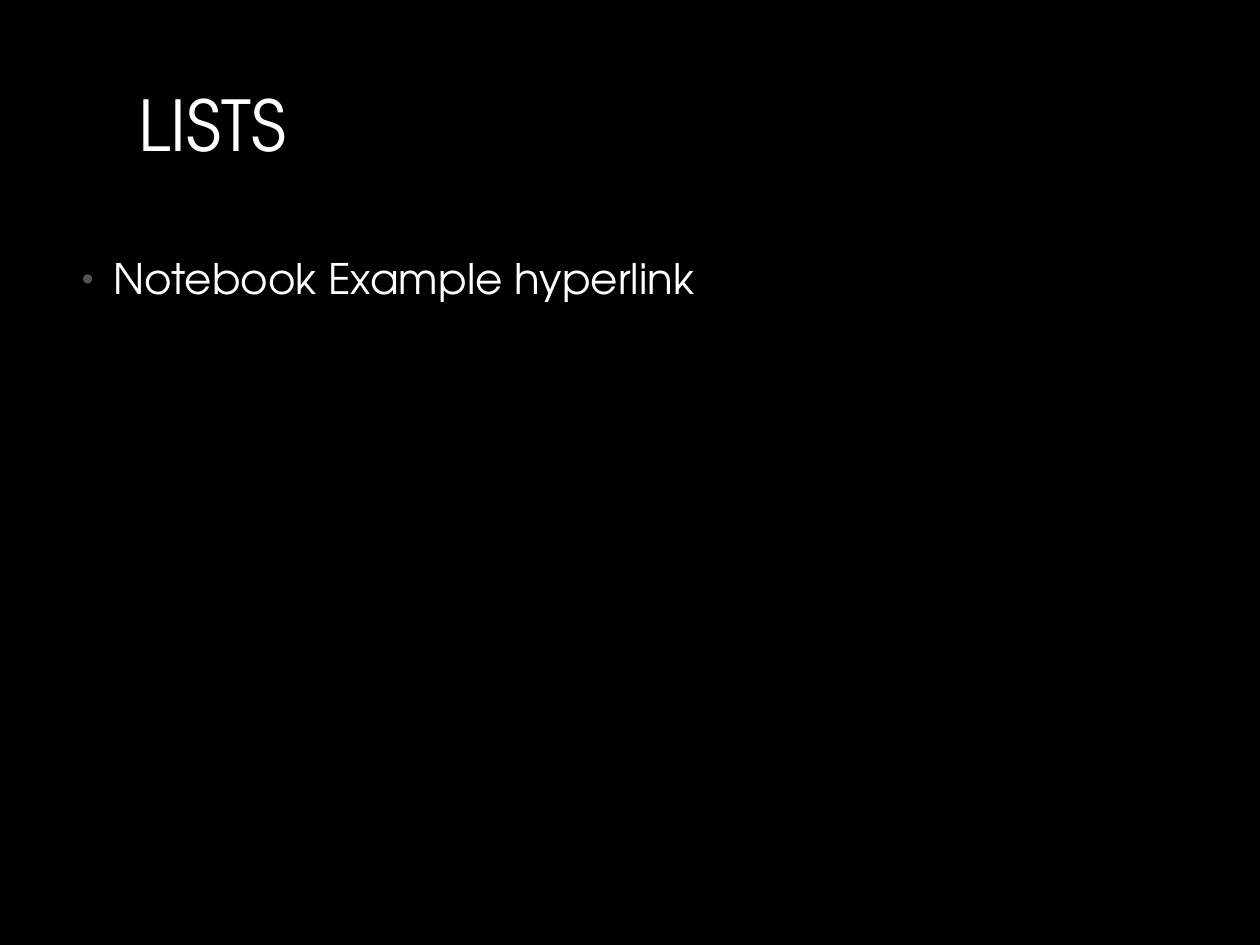
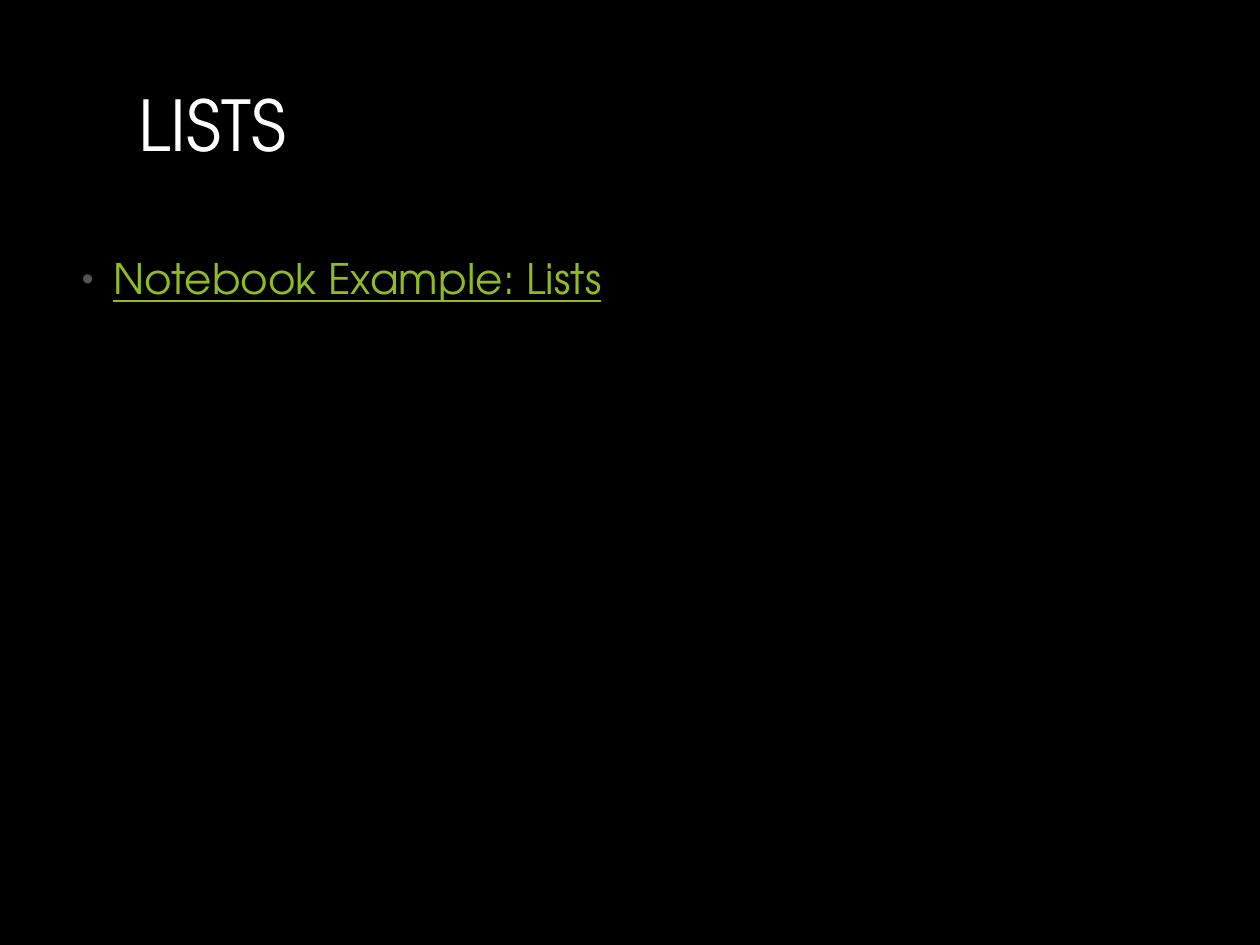
Before and after one commit to MichaelTroyer/Learning_Python_For_Fun_and_Profit, a slide deck: slide 10 of 3. Data Types/Python_Data_Types.pptx. Drawn at 1260x945 pixels with LibreOffice and Linux fonts; fonts in the diff are those of the drawing. Boxes give left, top, right and bottom in pixels: in the first picture for what was removed or moved away, otherwise in the second. Text is boxed around its words. In the diff, an @@ line names an element or a change of style, - is before the commit and + after.

Commit message:
updated list and dict notebooks

```diff
--- a/3. Data Types/Python_Data_Types.pptx
+++ b/3. Data Types/Python_Data_Types.pptx
@@ text at [113, 263, 601, 302]: text changed; text colour #FFFFFF to #90BB23 @@
-• Notebook Example hyperlink
+• Notebook Example: Lists
```
Also in this commit, not shown: 5 other slides changed, 3 other files.
